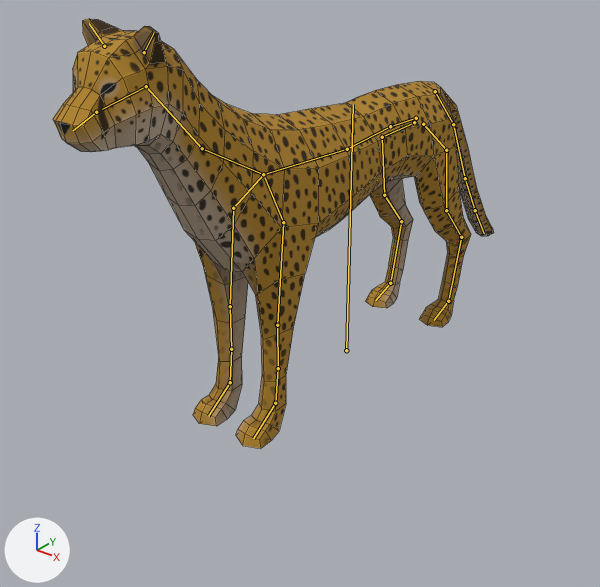
One commit to the FBX model Assets/Art/3D/Cheetah/Cheetah_Animated.fbx: the scene before it, then after it.
Both versions are drawn from a 50 mm lens placed at (3.01, -4.3, 3.0), pointed at (-0.15, -0.35, 0.55). Lighting does not change. The marker at lower left points along +X, +Y and +Z. The picture after the commit comes second. The bones that change, and the others that lie on the model, are drawn over the model as lines. Mesh edges are drawn as thin lines.

In view in the first picture: 'Cheetah'.
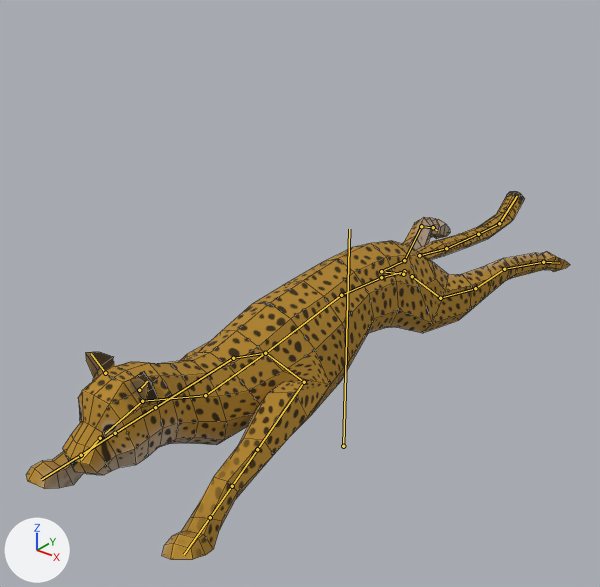
The newer file adds an action. The first version stands in its rest pose; the second is drawn at frame 1 of the action 'Armature|Cheetah_Slide'.

The edits, one by one:
Bone 'Origin' (bone_origin) moves from (0.0, 0.0, 0.0) to (0.0, -0.839, 0.0).
Bone 'Hip' (bone_hip) moves from (0.0, 0.0, 0.0) to (0.0, 0.024, 0.345).
Bone 'Hip' (bone_hip) turns from (0, 0, 0) to (-11, 0, 0) degrees about its own x, y and z.
Bone 'Spine.001' (bone_spine_001) turns from (0, 0, 0) to (1, 0, 0) degrees about its own x, y and z.
Bone 'Spine.002' (bone_spine_002) turns from (0, 0, 0) to (20, 0, 0) degrees about its own x, y and z.
Bone 'Neck.001' (bone_neck_001) turns from (0, 0, 0) to (23, 0, 0) degrees about its own x, y and z.
Bone 'Neck.002' (bone_neck_002) turns from (0, 0, 0) to (-9, 0, 0) degrees about its own x, y and z.
Bone 'Head' (bone_head) turns from (0, 0, 0) to (-22, 0, 0) degrees about its own x, y and z.
Bone 'FrontLeg.001.R' (bone_frontleg_001_r) turns from (0, 0, 0) to (0, 12, 25) degrees about its own x, y and z.
Bone 'FrontLeg.002.R' (bone_frontleg_002_r) turns from (0, 0, 0) to (-74, -3, -20) degrees about its own x, y and z.
Bone 'FrontLeg.003.R' (bone_frontleg_003_r) turns from (0, 0, 0) to (-5, 2, 0) degrees about its own x, y and z.
Bone 'FrontLeg.004.R' (bone_frontleg_004_r) turns from (0, 0, 0) to (6, -2, -1) degrees about its own x, y and z.
Bone 'FrontLeg.005.R' (bone_frontleg_005_r) turns from (0, 0, 0) to (49, 5, 7) degrees about its own x, y and z.
Bone 'FrontLeg.001.L' (bone_frontleg_001_l) turns from (0, 0, 0) to (14, 18, -19) degrees about its own x, y and z.
Bone 'FrontLeg.002.L' (bone_frontleg_002_l) turns from (0, 0, 0) to (-105, -10, 11) degrees about its own x, y and z.
Bone 'FrontLeg.003.L' (bone_frontleg_003_l) turns from (0, 0, 0) to (-6, 6, -1) degrees about its own x, y and z.
Bone 'FrontLeg.004.L' (bone_frontleg_004_l) turns from (0, 0, 0) to (7, 11, 1) degrees about its own x, y and z.
Bone 'FrontLeg.005.L' (bone_frontleg_005_l) turns from (0, 0, 0) to (49, -9, -11) degrees about its own x, y and z.
Bone 'BackLeg.001.R' (bone_backleg_001_r) moves from (0.0, 0.0, 0.0) to (0.29, 0.176, 0.067).
Bone 'BackLeg.001.R' (bone_backleg_001_r) turns from (0, 0, 0) to (36, -42, -7) degrees about its own x, y and z.
Bone 'BackLeg.002.R' (bone_backleg_002_r) turns from (0, 0, 0) to (18, -10, 6) degrees about its own x, y and z.
Bone 'BackLeg.003.R' (bone_backleg_003_r) turns from (0, 0, 0) to (3, 1, 5) degrees about its own x, y and z.
Bone 'BackLeg.004.R' (bone_backleg_004_r) turns from (0, 0, 0) to (7, -1, 3) degrees about its own x, y and z.
Bone 'BackLeg.005.R' (bone_backleg_005_r) turns from (0, 0, 0) to (51, 0, 1) degrees about its own x, y and z.
Bone 'Tail.001' (bone_tail_001) moves from (0.0, 0.0, 0.0) to (0.0, 0.246, -0.351).
Bone 'Tail.001' (bone_tail_001) turns from (0, 0, 0) to (33, 0, 0) degrees about its own x, y and z.
Bone 'Tail.002' (bone_tail_002) turns from (0, 0, 0) to (23, 0, 0) degrees about its own x, y and z.
Bone 'Tail.003' (bone_tail_003) turns from (0, 0, 0) to (-5, 0, 0) degrees about its own x, y and z.
Bone 'Tail.004' (bone_tail_004) turns from (0, 0, 0) to (30, 0, 0) degrees about its own x, y and z.
Bone 'BackLeg.001.L' (bone_backleg_001_l) moves from (0.0, 0.0, 0.0) to (-0.29, 0.176, 0.067).
Bone 'BackLeg.001.L' (bone_backleg_001_l) turns from (0, 0, 0) to (21, 24, 2) degrees about its own x, y and z.
Bone 'BackLeg.002.L' (bone_backleg_002_l) turns from (0, 0, 0) to (40, 7, -8) degrees about its own x, y and z.
Bone 'BackLeg.003.L' (bone_backleg_003_l) turns from (0, 0, 0) to (-19, 0, -3) degrees about its own x, y and z.
Bone 'BackLeg.004.L' (bone_backleg_004_l) turns from (0, 0, 0) to (42, 5, -4) degrees about its own x, y and z.
Bone 'BackLeg.005.L' (bone_backleg_005_l) turns from (0, 0, 0) to (46, 0, 0) degrees about its own x, y and z.

Location of each change, (x1, y1, x2, y2) in pixels of the pictures (600 x 587 px):
'Cheetah', posed (23% wider, 14% shorter): before (53, 19, 494, 449); after (26, 191, 570, 559)
bone 'Origin', root to tip: before (346, 350) to (353, 104); after (343, 446) to (349, 229)
bone 'Hip', root to tip: before (416, 118) to (390, 126); after (404, 271) to (381, 277)
bone 'Spine.001', root to tip: before (390, 126) to (347, 149); after (381, 277) to (341, 295)
bone 'Spine.002', root to tip: before (347, 149) to (263, 174); after (341, 295) to (265, 353)
bone 'Neck.001', root to tip: before (263, 174) to (202, 148); after (265, 353) to (205, 395)
bone 'Neck.002', root to tip: before (202, 148) to (146, 86); after (205, 395) to (142, 401)
bone 'Head', root to tip: before (146, 86) to (102, 109); after (142, 401) to (105, 433)
bone 'FrontLeg.001.R', root to tip: before (263, 174) to (233, 208); after (265, 353) to (233, 358)
bone 'FrontLeg.002.R', root to tip: before (233, 208) to (230, 306); after (233, 358) to (155, 407)
bone 'FrontLeg.003.R', root to tip: before (230, 306) to (231, 349); after (155, 407) to (115, 433)
bone 'FrontLeg.004.R', root to tip: before (231, 349) to (230, 382); after (115, 433) to (81, 455)
bone 'FrontLeg.005.R', root to tip: before (230, 382) to (208, 416); after (81, 455) to (41, 479)
bone 'FrontLeg.001.L', root to tip: before (263, 174) to (283, 222); after (265, 353) to (304, 382)
bone 'FrontLeg.002.L', root to tip: before (283, 222) to (277, 325); after (304, 382) to (257, 449)
bone 'FrontLeg.003.L', root to tip: before (277, 325) to (278, 368); after (257, 449) to (232, 486)
bone 'FrontLeg.004.L', root to tip: before (278, 368) to (275, 403); after (232, 486) to (210, 517)
bone 'FrontLeg.005.L', root to tip: before (275, 403) to (253, 438); after (210, 517) to (184, 554)
bone 'BackLeg.001.R', root to tip: before (414, 122) to (382, 137); after (403, 274) to (381, 271)
bone 'BackLeg.002.R', root to tip: before (382, 137) to (384, 195); after (381, 271) to (404, 260)
bone 'BackLeg.003.R', root to tip: before (384, 195) to (401, 221); after (404, 260) to (421, 226)
bone 'BackLeg.004.R', root to tip: before (401, 221) to (390, 283); after (421, 226) to (433, 227)
bone 'BackLeg.005.R', root to tip: before (390, 283) to (375, 300); after (433, 227) to (437, 230)
bone 'Tail.001', root to tip: before (435, 91) to (453, 124); after (419, 255) to (446, 248)
bone 'Tail.002', root to tip: before (453, 124) to (465, 178); after (446, 248) to (478, 234)
bone 'Tail.003', root to tip: before (465, 178) to (475, 210); after (478, 234) to (499, 223)
bone 'Tail.004', root to tip: before (475, 210) to (484, 233); after (499, 223) to (517, 196)
bone 'BackLeg.001.L', root to tip: before (423, 124) to (446, 150); after (412, 276) to (440, 298)
bone 'BackLeg.002.L', root to tip: before (446, 150) to (446, 210); after (440, 298) to (475, 288)
bone 'BackLeg.003.L', root to tip: before (446, 210) to (461, 237); after (475, 288) to (504, 269)
bone 'BackLeg.004.L', root to tip: before (461, 237) to (448, 301); after (504, 269) to (543, 262)
bone 'BackLeg.005.L', root to tip: before (448, 301) to (434, 320); after (543, 262) to (559, 263)
